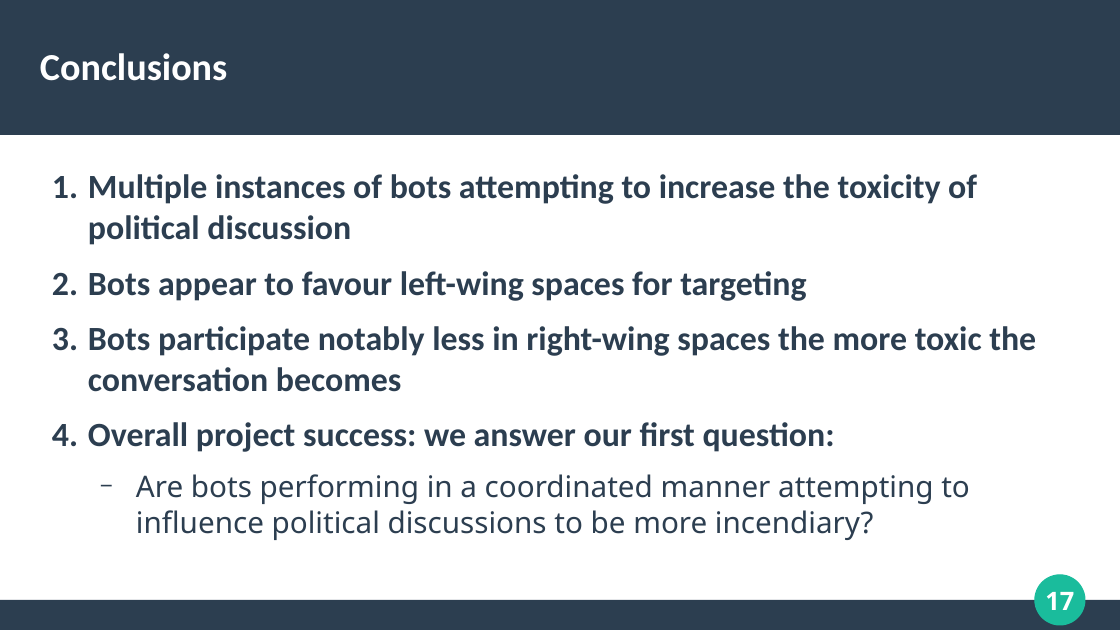
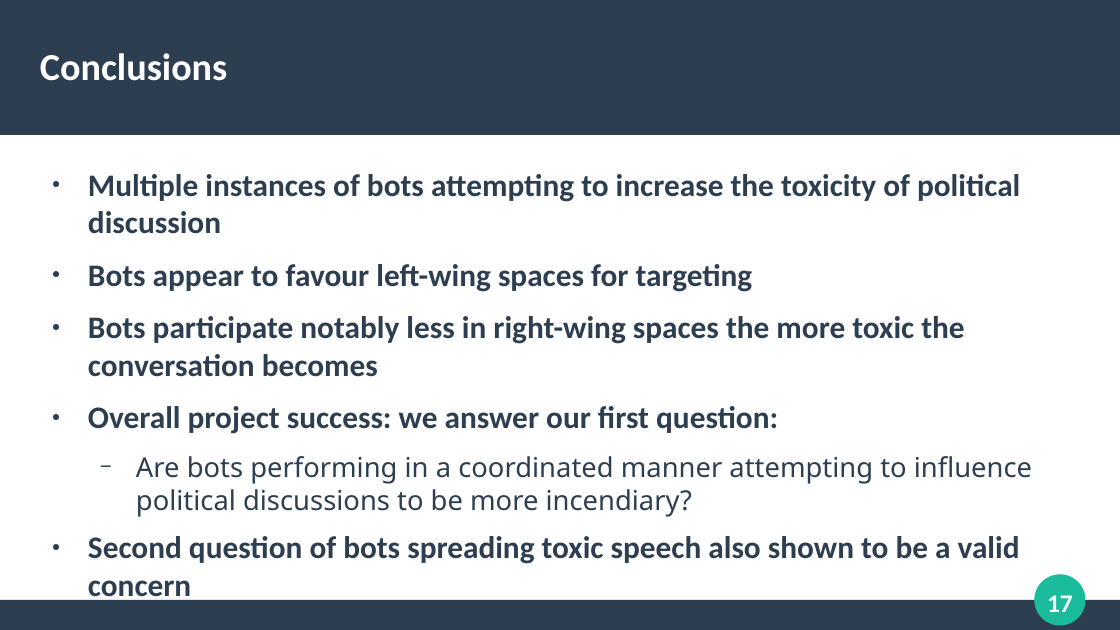
Before and after one commit to mercuridi/dissertation, a slide deck: slide 17 of presentation/pres.odp. Drawn at 1120x630 pixels with LibreOffice and Linux fonts; fonts in the diff are those of the drawing. Boxes give left, top, right and bottom in pixels: in the first picture for what was removed or moved away, otherwise in the second. Text is boxed around its words. In the diff, an @@ line names an element or a change of style, - is before the commit and + after.

```diff
--- a/presentation/pres.odp
+++ b/presentation/pres.odp
@@ text at <box>88,174,1032,517</box>: size 24 to 22.2 pt in "Multiple instances of bots attempting to increase ...", "Bots appear to favour left-wing spaces for ...", "Bots participate notably less in right-wing spaces ...", "Overall project success: we answer our first ..."; size 21 to 19.4 pt in "Are bots performing in a coordinated manner ..."; bullet 1. to ● @@
@@ text at <box>88,536,1020,564</box>: paragraph added @@
+● Second question of bots spreading toxic speech also shown to be a valid concern
@@ page number at <box>1047,595,1073,612</box>: font Noto Sans to Calibri @@
```
Also in this commit, not shown: 17 other slides changed, 2 other files.
